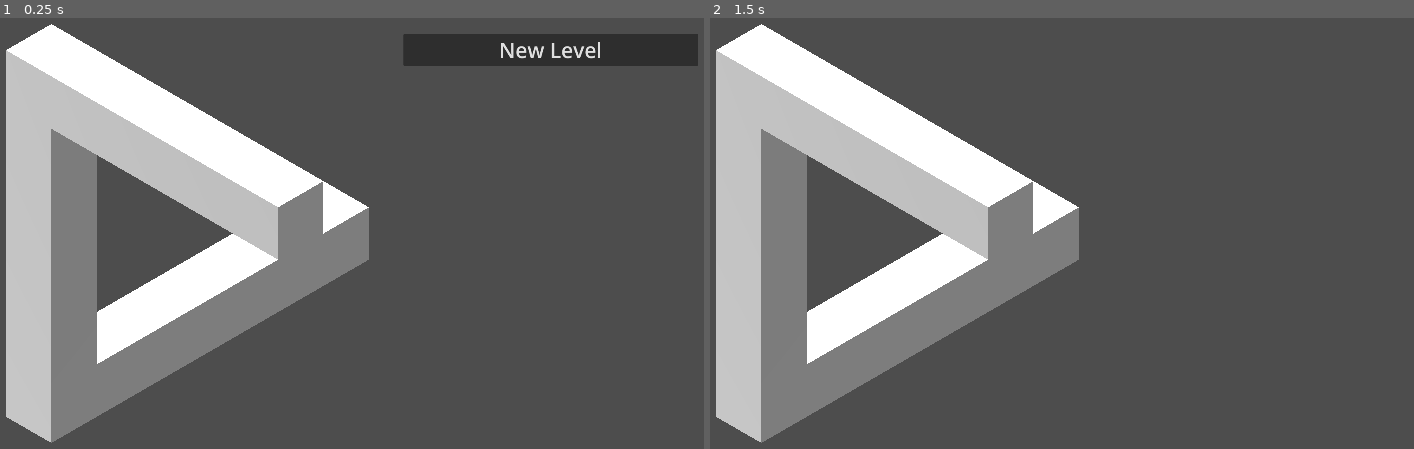
Above: before the commit, frames 1-2 (left to right).
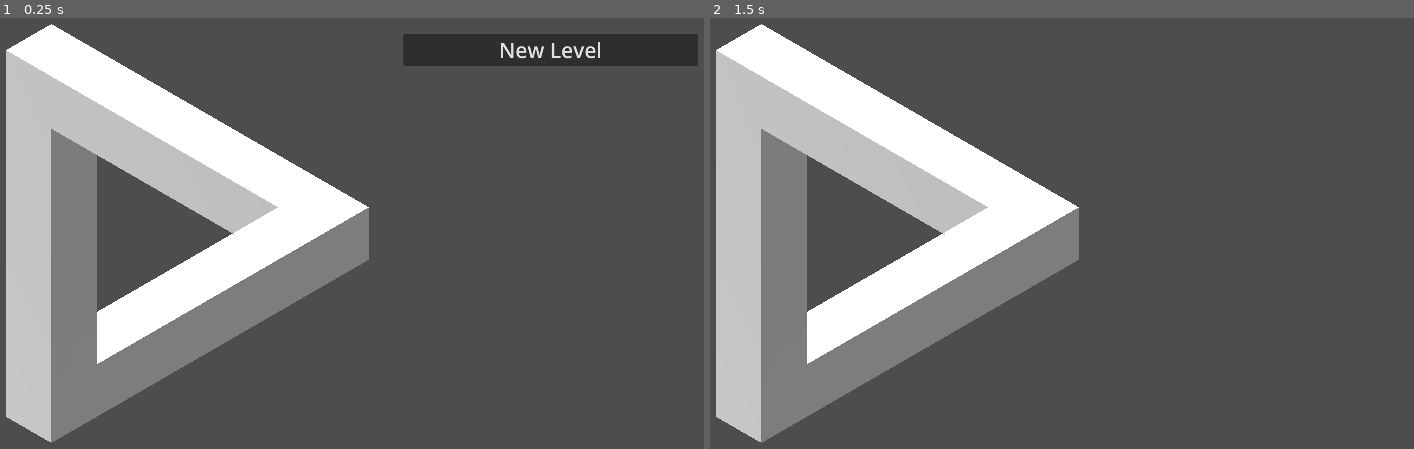
Above: after the commit, the same moments.

Repository: hangmanonbenzene/small_canyon
Game: Godot game, scene res://app/main/main.tscn
Same seed, same stepped clock (60 frames per second), same inputs: the game is played once before the commit and once after it.
Inputs:
- Up to frame 1 (0.25 s): no input
- Up to frame 2 (1.5 s): click "New Level" at 0.5 s; tap Enter at 1.25 s

The runs differ from the first frame. In frame 1, 1.2% of the frame differs, in the area x 33-46%, y 38-56%; in frame 2, 1.2%.

Commit message:
first meshes

Diff:
--- a/app/main/main.tscn
+++ b/app/main/main.tscn
@@ -1,16 +1,20 @@
-[gd_scene load_steps=9 format=3 uid="uid://cj1l6gmrktmob"]
+[gd_scene load_steps=12 format=3 uid="uid://cj1l6gmrktmob"]
 
 [ext_resource type="Script" uid="uid://bwfy1bk3qso2u" path="res://app/main/main.gd" id="1_ig7tw"]
 [ext_resource type="Script" uid="uid://b5xxv3ttcbnbp" path="res://app/main/3d_world.gd" id="2_3hrc4"]
 [ext_resource type="Script" uid="uid://0p7qwmwduce" path="res://app/main/main_menu.gd" id="2_uehq1"]
 [ext_resource type="PackedScene" uid="uid://jx6twfvue1m3" path="res://app/main/level_button.tscn" id="3_2c3py"]
 [ext_resource type="Script" uid="uid://b7a3pufhsrshv" path="res://app/main/camera_3d.gd" id="3_uttb8"]
+[ext_resource type="ArrayMesh" uid="uid://ctoa5osm25at1" path="res://app/meshes/cube_side.obj" id="4_aun5o"]
+[ext_resource type="ArrayMesh" uid="uid://fy8v0jjoo0iv" path="res://app/meshes/cube_half.obj" id="5_4its8"]
 
 [sub_resource type="BoxMesh" id="BoxMesh_3hrc4"]
 
 [sub_resource type="StandardMaterial3D" id="StandardMaterial3D_3hrc4"]
 
 [sub_resource type="BoxMesh" id="BoxMesh_uttb8"]
+
+[sub_resource type="StandardMaterial3D" id="StandardMaterial3D_4its8"]
 
 [node name="main" type="Node" node_paths=PackedStringArray("menus")]
 script = ExtResource("1_ig7tw")
@@ -146,6 +150,16 @@
 mesh = SubResource("BoxMesh_3hrc4")
 skeleton = NodePath("")
 surface_material_override/0 = SubResource("StandardMaterial3D_3hrc4")
+
+[node name="MeshInstance3D" type="MeshInstance3D" parent="3d_world"]
+transform = Transform3D(-4.371139e-08, 0, 1, 0, 1, 0, -1, 0, -4.371139e-08, 3, 3.5, 3)
+mesh = ExtResource("5_4its8")
+surface_material_override/0 = SubResource("StandardMaterial3D_4its8")
+
+[node name="MeshInstance3D2" type="MeshInstance3D" parent="3d_world"]
+transform = Transform3D(1, 0, 0, 0, 1, 0, 0, 0, 1, 3, 3.5, 4)
+mesh = ExtResource("4_aun5o")
+surface_material_override/0 = SubResource("StandardMaterial3D_4its8")
 
 [node name="menus" type="Node" parent="." node_paths=PackedStringArray("main_menu", "level_buttons", "are_you_sure", "are_you_sure_label")]
 script = ExtResource("2_uehq1")
Not shown, added: app/meshes/cube_half.obj
Not shown, added: app/meshes/cube_half.obj.import
Not shown, added: app/meshes/cube_side.obj
Not shown, added: app/meshes/cube_side.obj.import
